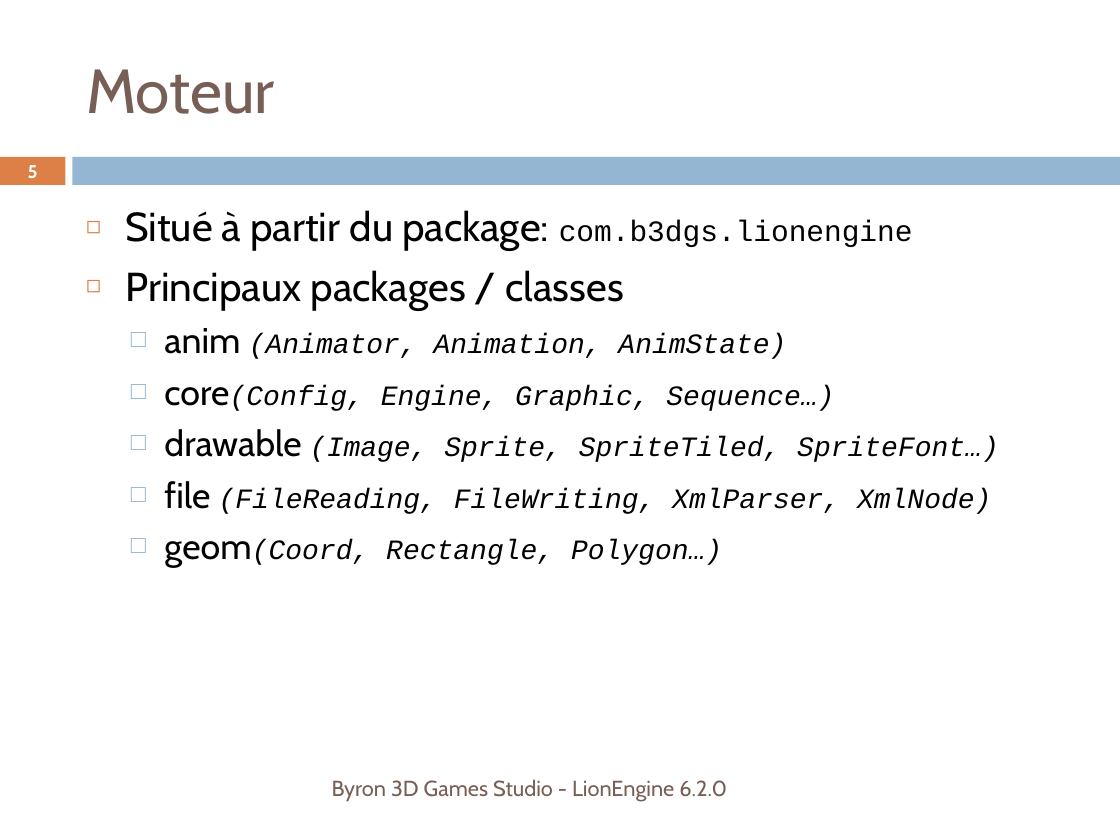
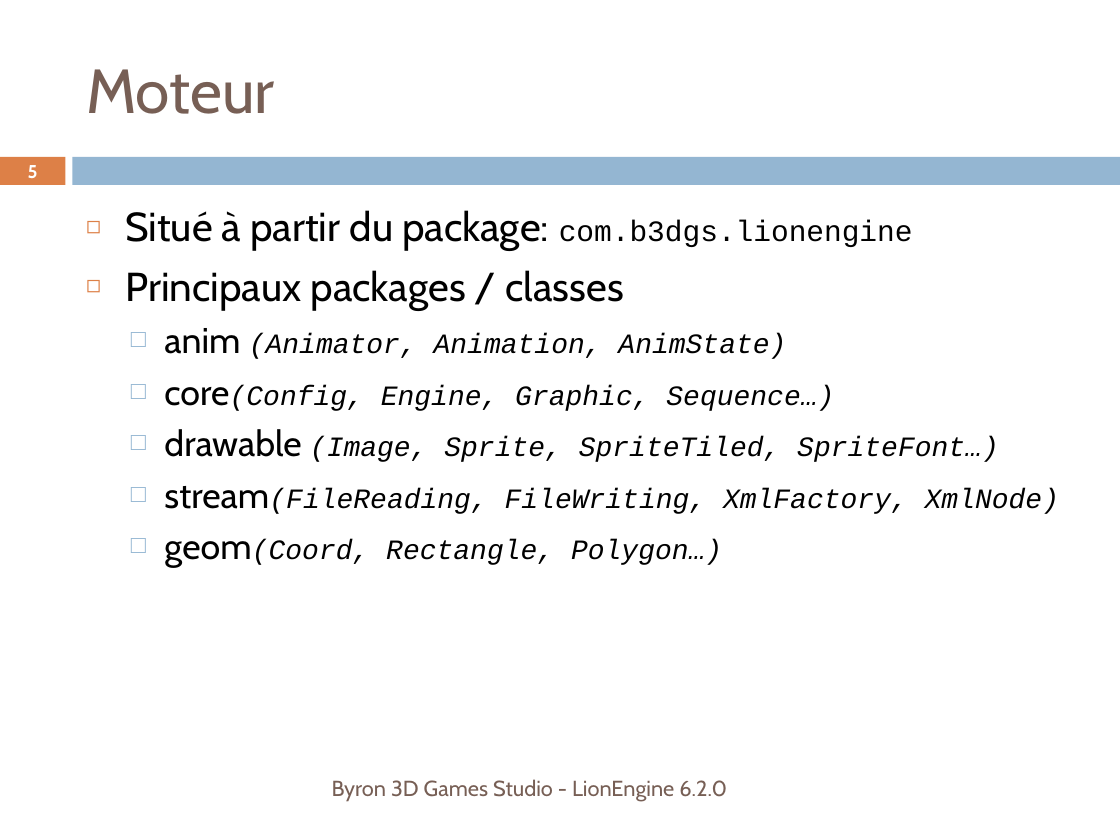
Before and after one commit to b3dgs/lionengine, a slide deck: slide 5 of doc/src/lionengine.pptx. Drawn at 1120x840 pixels with LibreOffice and Linux fonts; fonts in the diff are those of the drawing. Boxes give left, top, right and bottom in pixels: in the first picture for what was removed or moved away, otherwise in the second. Text is boxed around its words. In the diff, an @@ line names an element or a change of style, - is before the commit and + after.

```diff
--- a/doc/src/lionengine.pptx
+++ b/doc/src/lionengine.pptx
@@ text at box(164, 486, 1059, 514): text changed @@
-  □ file (FileReading, FileWriting, XmlParser, XmlNode)
+  □ stream(FileReading, FileWriting, XmlFactory, XmlNode)
```
Also in this commit, not shown: 7 other slides changed, 2 other files.
